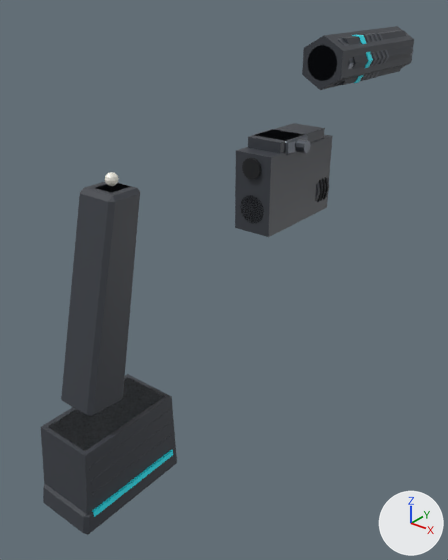
What one commit did to the glTF model src/assets/models/replicaParts/pistol.glb.
Both versions are drawn from a camera (50 mm lens) standing at (0.198, -0.237, 0.06) and looking at (-0.008, 0.021, -0.1). The axes (+X, +Y, +Z) are drawn at lower right. The lights are the same throughout. The picture after the commit comes second. Vertices at exactly the same position are counted once.

Objects in the first picture: 'laser_redLaser', 'laser_redLaser_Figure', 'light_weaponTorch', 'light_weaponTorch_Figure', 'magazine_extended', 'magazine_extended_Figure', 'muzzle_silencer', 'muzzle_silencer_Figure'.
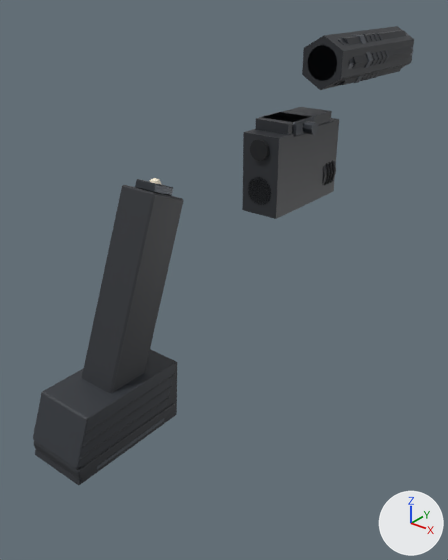
What differs and where, as boxes (x1, y1, x2, y2) in the pictures (448 x 560 px; the box of a moved part takes in the faces that stretch with it):
'magazine_extended', reshaped (14% wider, 16% shorter)
    before: (43, 172, 175, 534)
    after: (33, 178, 184, 483)
'light_weaponTorch_Figure', moved
    before: (235, 135, 332, 237)
    after: (242, 118, 339, 219)
'magazine_extended_Figure', reshaped (15% shorter)
    before: (41, 374, 177, 535)
    after: (35, 349, 177, 485)
'muzzle_silencer', recoloured (darker)
    both: (307, 32, 391, 83)
'laser_redLaser', moved
    before: (242, 129, 311, 180)
    after: (250, 112, 318, 161)
'laser_redLaser_Figure', moved
    before: (248, 123, 325, 153)
    after: (256, 107, 332, 135)
'light_weaponTorch', moved
    before: (241, 177, 330, 223)
    after: (248, 160, 336, 205)
part 1 of me_magazine_extended, moved or reshaped
    before: (91, 422, 171, 484)
    after: (82, 385, 172, 448)
part 2 of me_magazine_extended, moved or reshaped
    before: (92, 434, 172, 497)
    after: (34, 396, 170, 460)
part 3 of me_magazine_extended, added
    after: (150, 178, 161, 184)
part 4 of me_magazine_extended, rebuilt
    before: (61, 181, 140, 417)
    after: (82, 185, 184, 393)
part 5 of me_magazine_extended, rebuilt
    before: (48, 377, 165, 451)
    after: (34, 403, 177, 483)
part 6 of me_magazine_extended, added
    after: (33, 350, 176, 468)
part 7 of me_magazine_extended, added
    after: (135, 179, 173, 196)
part 8 of me_magazine_extended, deleted
    before: (105, 172, 119, 186)
part 9 of me_magazine_extended, deleted
    before: (43, 448, 175, 534)
part 10 of me_magazine_extended, deleted
    before: (95, 183, 130, 193)
part 11 of me_magazine_extended, deleted
    before: (92, 450, 173, 517)

The change, as a diff of the scene's bpy script:
```diff
--- a/src/assets/models/replicaParts/pistol.glb.py
+++ b/src/assets/models/replicaParts/pistol.glb.py
@@ mat_furniture @@
 mat_furniture = principled_material('Furniture')
-mat_furniture.base_color = (0.552, 0.584, 0.624)  # light grey #c4c9cf
+mat_furniture.base_color = (0.0296, 0.0343, 0.0423)  # dark grey #30343a
 mat_furniture.roughness = 0.56
@@ mat_accent @@
 mat_accent = principled_material('Accent')
-mat_accent.base_color = (0.0296, 0.871, 1.0)  # cyan #30f0ff
+mat_accent.base_color = (0.0685, 0.0782, 0.0931)  # dark grey #4a4f56
 mat_accent.roughness = 0.45
@@ me_magazine_extended @@
-me_magazine_extended.from_pydata(...)  # 228 vertices, 420 faces; spans x -0.017..0.017, y -0.047..0.017, z -0.155..0.007
+me_magazine_extended.from_pydata(...)  # 308 vertices, 576 faces; spans x -0.017..0.017, y -0.046..0.035, z -0.123..-0.002
+# me_magazine_extended part 1: the loose piece of 24 vertices spanning x -0.016..0.016, y -0.04..0.014, z -0.128..-0.125 is scaled about its middle by (1.03, -1.07, 0.447), then moved by (0.0, 0.0, 0.023)
+# me_magazine_extended part 2: the loose piece of 24 vertices spanning x -0.016..0.016, y -0.04..0.014, z -0.136..-0.133 is scaled about its middle by (1.03, -1.07, 0.447), then moved by (0.0, -0.002, 0.025)
+# me_magazine_extended part 3: a new loose piece, a UV sphere (8 segments, 4 rings, poles along z) spanning x -0.003..0.003, y 0.0237..0.0297, z -0.0078..-0.0018, in mat_bb (pale yellow #fff4dc)
+# me_magazine_extended part 4: the loose piece of 24 vertices spanning x -0.011..0.011, y -0.033..0.009, z -0.1..0.0 is rebuilt with 24 vertices and now spans x -0.011..0.011, y -0.028..0.035, z -0.114..-0.004
+# me_magazine_extended part 5: the loose piece of 24 vertices spanning x -0.015..0.015, y -0.043..0.017, z -0.142..-0.11 is rebuilt with 90 vertices and now spans x -0.017..0.017, y -0.046..0.018, z -0.123..-0.114, in mat_detail (dark grey #2b2e33)
+# me_magazine_extended part 6: a new loose piece of 56 vertices spanning x -0.016..0.016, y -0.046..0.02, z -0.114..-0.091, in mat_furniture (dark grey #30343a)
+# me_magazine_extended part 7: a new loose piece of 24 vertices spanning x -0.006..0.006, y 0.019..0.033, z -0.01..-0.002, in mat_metal (dark grey #3c4046)
+# me_magazine_extended part 8: the loose piece of 52 vertices spanning x -0.003..0.003, y -0.002..0.004, z 0.0..0.007 is deleted
+# me_magazine_extended part 9: the loose piece of 24 vertices spanning x -0.017..0.017, y -0.047..0.017, z -0.155..-0.142 is deleted
+# me_magazine_extended part 10: the loose piece of 24 vertices spanning x -0.006..0.006, y -0.006..0.007, z -0.004..0.0 is deleted
+# me_magazine_extended part 11: the loose piece of 8 vertices spanning x -0.017..0.017, y -0.041..0.013, z -0.146..-0.143 is deleted
+# other edits to the shape of me_magazine_extended do not show in these pictures
 me_magazine_extended.materials.append(mat_detail)
@@ me_magazine_extended_figure @@
-me_magazine_extended_figure.from_pydata(...)  # 8 vertices, 12 faces; spans x -0.016..0.016, y -0.045..0.017, z -0.155..-0.11
+me_magazine_extended_figure.from_pydata(...)  # 8 vertices, 12 faces; spans x -0.016..0.016, y -0.0463..0.0202, z -0.1233..-0.092
+# me_magazine_extended_figure part 12: the whole mesh is rebuilt
 me_magazine_extended_figure.materials.append(mat_detail)
@@ ob_laser_redlaser @@
 ob_laser_redlaser = bpy.data.objects.new('laser_redLaser', me_laser_redlaser)
-ob_laser_redlaser.location = (0.0, 0.065, -0.026)
+ob_laser_redlaser.location = (0.0, 0.072, -0.017)
@@ ob_laser_redlaser_figure @@
 ob_laser_redlaser_figure = bpy.data.objects.new('laser_redLaser_Figure', me_laser_redlaser_figure)
-ob_laser_redlaser_figure.location = (0.0, 0.065, -0.026)
+ob_laser_redlaser_figure.location = (0.0, 0.072, -0.017)
@@ ob_light_weapontorch @@
 ob_light_weapontorch = bpy.data.objects.new('light_weaponTorch', me_light_weapontorch)
-ob_light_weapontorch.location = (0.0, 0.065, -0.026)
+ob_light_weapontorch.location = (0.0, 0.072, -0.017)
@@ ob_light_weapontorch_figure @@
 ob_light_weapontorch_figure = bpy.data.objects.new('light_weaponTorch_Figure', me_light_weapontorch_figure)
-ob_light_weapontorch_figure.location = (0.0, 0.065, -0.026)
+ob_light_weapontorch_figure.location = (0.0, 0.072, -0.017)
```
